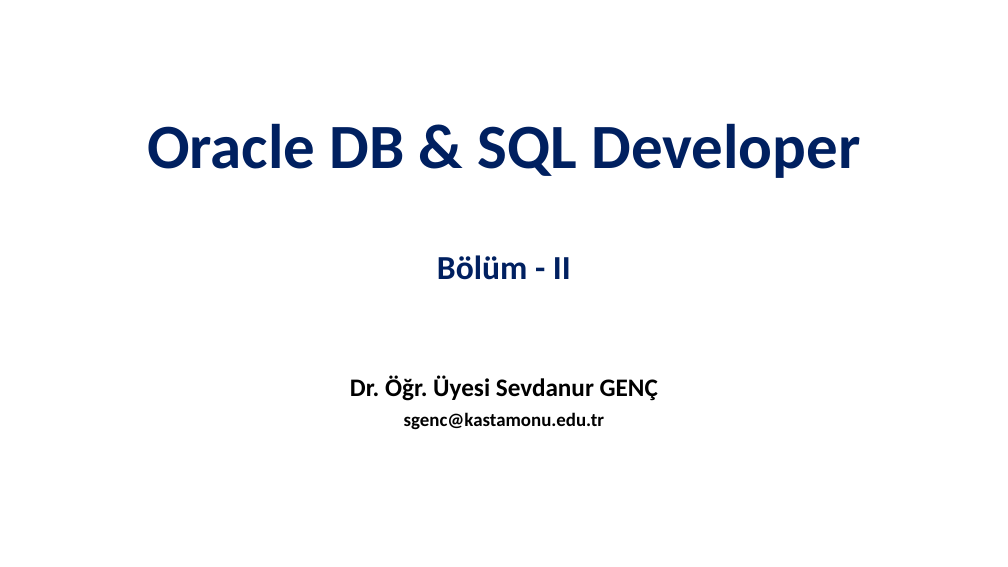
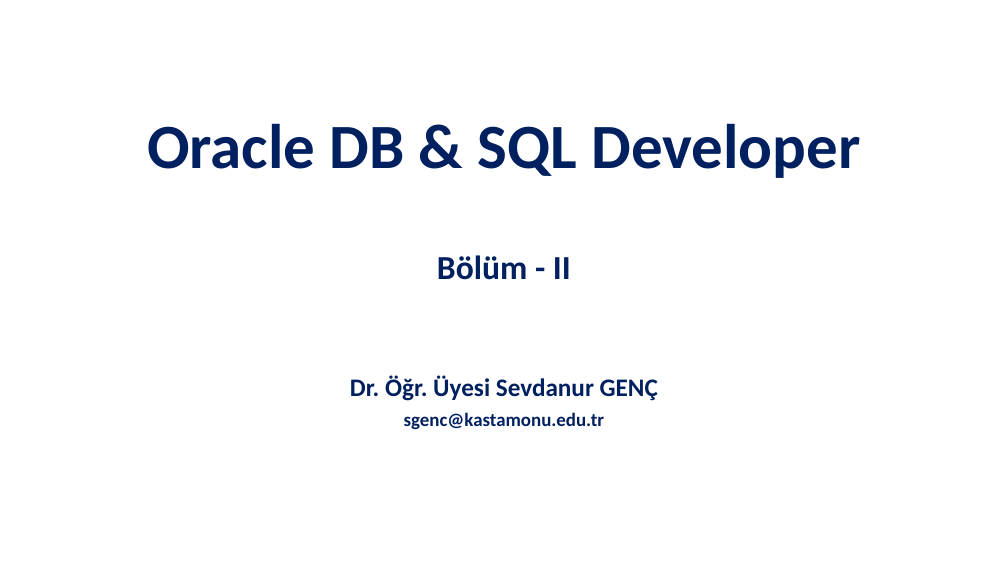
Before and after one commit to SevdanurGENC/Oracle-DB-SQL-Developer-Lecture-Notes, a slide deck: slide 1 of Slides/Oracle DB & SQL Developer - Bolum II.pptx. Drawn at 1008x567 pixels with LibreOffice and Linux fonts; fonts in the diff are those of the drawing. Boxes give left, top, right and bottom in pixels: in the first picture for what was removed or moved away, otherwise in the second. Text is boxed around its words. In the diff, an @@ line names an element or a change of style, - is before the commit and + after.

```diff
--- a/Slides/Oracle DB & SQL Developer - Bolum II.pptx
+++ b/Slides/Oracle DB & SQL Developer - Bolum II.pptx
@@ subtitle "Dr. Öğr. Üyesi Sevdanur GENÇ" at box(350, 375, 658, 430): text colour #000000 to #002060 @@
```
Also in this commit, not shown: 1 other slide changed, 10 slides added, 7 slides removed, 1 other file.
